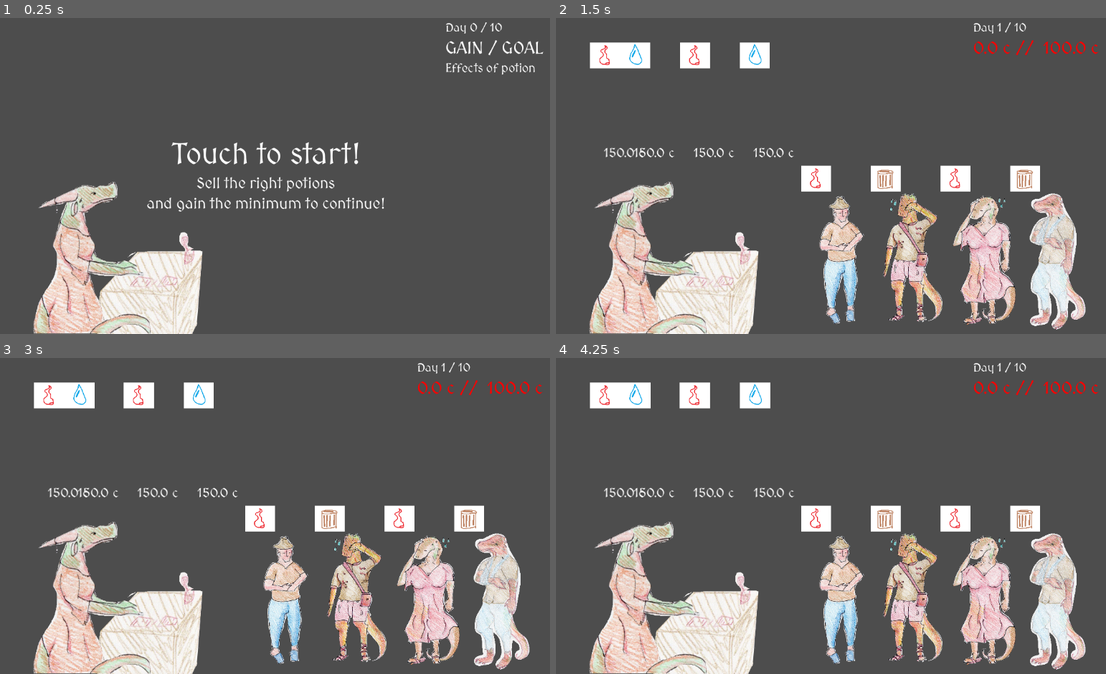
Above: before the commit, frames 1-4 (two rows, left to right).
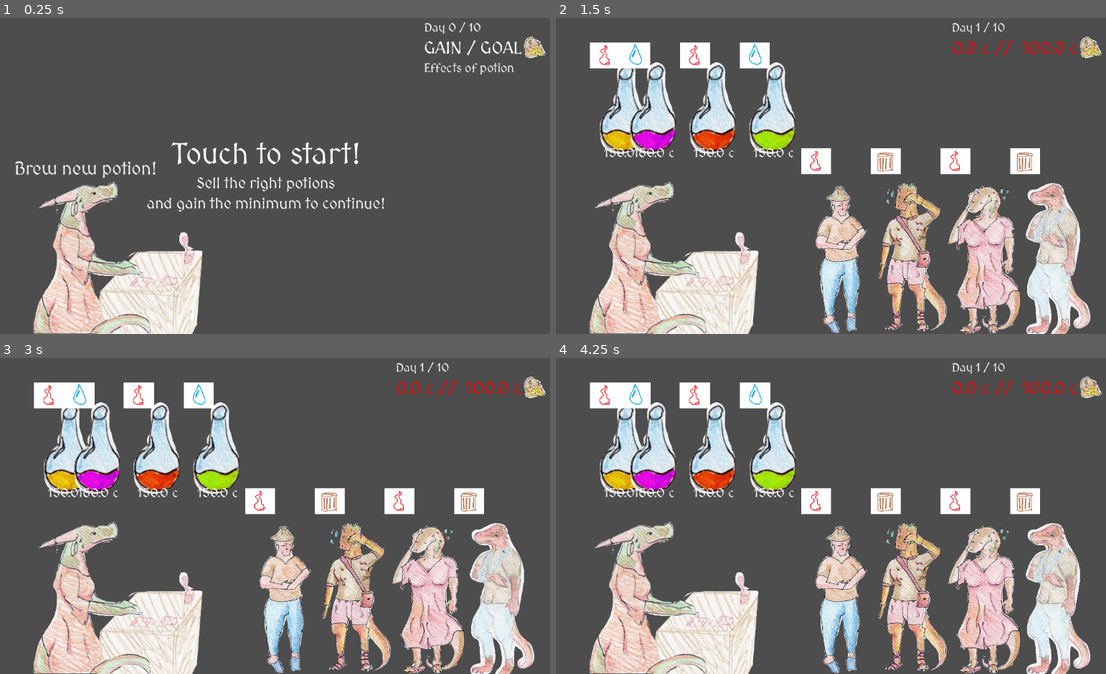
Above: after the commit, the same moments.

Repository: MLisanti/moonbrew_shop
Game: Godot game, scene res://scene/main.tscn
The game is run twice, just before and just after one commit, with the same random seed, the same clock (stepped at 60 frames per second) and the same inputs.
Inputs (mouse positions are in pixels of both pictures, inside the frame that each line leads up to):
- Up to frame 1 (0.25 s): no input
- Up to frame 2 (1.5 s): tap Enter at 0.5 s; move the mouse to (946, 157) at 0.52 s; press the mouse at (946, 157) at 0.53 s; release the mouse at (946, 157) at 1.25 s; tap Space at 1.25 s; drag from (594, 109) to (770, 109) at 1.27 s
- Up to frame 3 (3 s): tap Enter at 2 s; move the mouse to (99, 449) at 2.02 s; press the mouse at (99, 449) at 2.03 s; release the mouse at (99, 449) at 2.75 s; tap Space at 2.75 s; drag from (154, 449) to (357, 601) at 2.77 s
- Up to frame 4 (4.25 s): tap Enter at 3.5 s; drag from (770, 449) to (913, 601) at 3.52 s

The runs differ from the first frame. In frame 1, 1.4% of the frame differs, in the area x 2-100%, y 1-51%; in frame 2, 18%; in frame 3, 18%; in frame 4, 18%, in the area x 7-100%, y 1-100%.

Commit message:
rivoluzionato l'utilizzo delle pozioni: ora la farmacista si può arrabbiare con i clienti e può sputare fuoco

Diff:
--- a/scene/cliente.gd
+++ b/scene/cliente.gd
@@ -3,37 +3,15 @@
 signal finish(curedDiseases:int, totalDiseases:int, potion:Node2D, client:Node2D, effects:String)
 
 @export var disease:String = "FE"
-var _elements_scene = preload("res://scene/elemento.tscn")
 
 # Called when the node enters the scene tree for the first time.
 func _ready():
-	show_features(disease)
+	$helperElementi.mostra_elementi(disease, $features/Marker2D, $features)
 	var nodoSprite:AnimatedSprite2D = $grafica_cliente
 	var casuale = randi_range(0, nodoSprite.sprite_frames.get_animation_names().size()-1)
 	nodoSprite.animation = nodoSprite.sprite_frames.get_animation_names()[casuale]
 
-
-func show_features(element_list:String):
-	var i=0
-	var riga = 0
-	var colonna = 0
-	while(i < element_list.length()):
-		var nodo_elemento:Node2D = _elements_scene.instantiate()
-		var c = element_list.substr(i,1)
-
-		nodo_elemento.set_type(c)
-		nodo_elemento.position = $features/Marker2D.position
-		nodo_elemento.position.x = $features/Marker2D.position.x + (colonna*50)
-		nodo_elemento.position.y = $features/Marker2D.position.y - (riga*50)
-
-		$features.add_child(nodo_elemento)
-		i += 1
-
-		colonna += 1
-
-		if(i>0 and i % 2 == 0):
-			riga += 1
-			colonna = 0
+	mostraConfermaCura(false)
 
 func creaMask (stringa:String) -> String:
 	var i = 0
--- a/scene/cliente.tscn
+++ b/scene/cliente.tscn
@@ -62,7 +62,7 @@
 
 [node name="grafica_cliente" type="AnimatedSprite2D" parent="." unique_id=2095076299]
 position = Vector2(1, 2)
-scale = Vector2(0.27475673, 0.27475673)
+scale = Vector2(0.31689987, 0.31689987)
 sprite_frames = SubResource("SpriteFrames_3cc06")
 animation = &"uomo"
 
@@ -73,13 +73,22 @@
 [node name="features" type="Node2D" parent="." unique_id=669867145]
 
 [node name="Marker2D" type="Marker2D" parent="features" unique_id=31309875]
-position = Vector2(-57, -165)
+position = Vector2(-57, -200)
 
 [node name="helperElementi" parent="." unique_id=1343818349 instance=ExtResource("3_850jr")]
 
 [node name="lblAzione" type="Label" parent="." unique_id=999631464]
-offset_left = -29.0
-offset_top = -165.0
-offset_right = 11.0
-offset_bottom = -142.0
+anchors_preset = 8
+anchor_left = 0.5
+anchor_top = 0.5
+anchor_right = 0.5
+anchor_bottom = 0.5
+offset_left = -25.0
+offset_top = -179.0
+offset_right = 25.0
+offset_bottom = -150.0
+grow_horizontal = 2
+grow_vertical = 2
 theme = ExtResource("6_juvjd")
+theme_override_font_sizes/font_size = 23
+text = "Give!"
--- a/scene/farmacista.gd
+++ b/scene/farmacista.gd
@@ -4,6 +4,7 @@
 # Called when the node enters the scene tree for the first time.
 func _ready():
 	pass # Replace with function body.
+	$lblTutorial.hide()
 
 
 # Called every frame. 'delta' is the elapsed time since the previous frame.
@@ -13,5 +14,8 @@
 func mostraConfermaCambio(val:bool):
 	$lblChange.visible = val
 
+func mostraTutorial(val:bool):
+	$lblTutorial.visible = val
+
 func impostaAnimazione(nome:String):
 	$Sprite.animation = nome
--- a/scene/farmacista.tscn
+++ b/scene/farmacista.tscn
@@ -66,5 +66,22 @@
 offset_bottom = -142.0
 theme = ExtResource("6_mk435")
 theme_override_font_sizes/font_size = 36
-text = "Change!"
+text = "Brew!"
 horizontal_alignment = 1
+
+[node name="lblTutorial" type="Label" parent="." unique_id=696301497]
+anchors_preset = 8
+anchor_left = 0.5
+anchor_top = 0.5
+anchor_right = 0.5
+anchor_bottom = 0.5
+offset_left = -143.0
+offset_top = -186.0
+offset_right = 144.0
+offset_bottom = -142.0
+grow_horizontal = 2
+grow_vertical = 2
+theme = ExtResource("6_mk435")
+theme_override_font_sizes/font_size = 36
+text = "Brew new potion!"
+horizontal_alignment = 1
--- a/scene/helper_elementi.gd
+++ b/scene/helper_elementi.gd
@@ -1,6 +1,10 @@
 extends Node
 
-#NOTA: non esiste più elettro
+var _scena_elemento = preload("res://scene/elemento.tscn")
+
+func _ready():
+	_scena_elemento = load("res://scene/elemento.tscn")
+
 func scegli_elemento_casuale():
 	var cas = randi_range(0, 3)
 	match cas:
@@ -42,3 +46,25 @@
 			return "wood"
 		_:
 			return ""
+
+func mostra_elementi(element_list:String, marker:Marker2D, nodoElementi:Node2D):
+	var i=0
+	var riga = 0
+	var colonna = 0
+	while(i < element_list.length()):
+		var nodo_elemento:Node2D = _scena_elemento.instantiate()
+		var c = element_list.substr(i,1)
+
+		nodo_elemento.set_type(c)
+		nodo_elemento.position = marker.position
+		nodo_elemento.position.x = marker.position.x + (colonna*50)
+		nodo_elemento.position.y = marker.position.y - (riga*50)
+
+		nodoElementi.add_child(nodo_elemento)
+		i += 1
+
+		colonna += 1
+
+		if(i>0 and i % 2 == 0):
+			riga += 1
+			colonna = 0
--- a/scene/main.gd
+++ b/scene/main.gd
@@ -80,12 +80,13 @@
 		cambia_stato_livello(statiLivello.INIZIO)
 		$tmrCooldown.start(1.0)
 
-func ui_mostra_tutorial() :
+func ui_mostra_tutorial(val:bool):
 	var lblMoneyGoal:Control = $UI/sopra/VBoxContainer/MarginContainer/HBoxContainer/lbl_money_goal
 	$UI/sopra/VBoxContainer/lbl_levelNumber.text = "Day 0 / 10"
 	lblMoneyGoal.set("theme_override_colors/font_color", Color.WHITE)
 	lblMoneyGoal.text = "GAIN / GOAL"
 	$UI/sopra/VBoxContainer/lbl_effects.text = "Effects of potion"
+	$strega_oggetti/farmacista.mostraTutorial(val)
 
 func imposta_livello(livello):
 	var levelVar: Dictionary = imposta_variabili_livello(livello)
@@ -142,12 +143,13 @@
 	if(not maskGrab.contains("1")):
 		maskGrab[nodo.grabIndex] = "1"
 		nodo.grabPermission = true
+		$suoni/glass_clink.play()
 
 
 func _on_grab_end(nodo:Node2D):
 	maskGrab[nodo.grabIndex] = "0"
 
-func _on_butta_pozione(pozioneDaButtare:Node2D):
+func _on_crea_nuova_pozione(pozioneDaButtare:Node2D):
 
 	if(pozioni_buttate < POZIONI_CREABILI_PER_LIVELLO):
 		print("Ora creo una nuova pozione!!")
@@ -164,8 +166,11 @@
 
 		pozioneDaButtare.queue_free()
 		pozioni_buttate += 1
+
+		$suoni/give_client_ok.play()
 	else:
 		print("Non puoi ...")
+		$suoni/give_client_ko.play()
 
 
 func _on_client_finish(curedDiseases:int, totalDiseases:int, potion:Node2D, client:Node2D, effects:String):
@@ -173,8 +178,12 @@
 	var descGuadagno = "You deserve nothing..."
 	if(curedDiseases > 0):
 		descGuadagno = "You gain " + str(round(guadagno)) + " over " + str(potion.price)
+		$suoni/give_client_ok.play()
+	else:
+		$suoni/give_client_ko.play()
 
 	$UI/sopra/VBoxContainer/lbl_effects.text = effects + descGuadagno
+
 
 	moneyGain += guadagno
 	ui_update()
@@ -186,15 +195,16 @@
 
 	_clienti_mancanti_prossimo_livello -= 1
 
-	#TODO: se perdi l'ultimo livello .... vinci il gioco in ogni caso
 	if(_clienti_mancanti_prossimo_livello == 0):
 		if(moneyGain < moneyGoal):
 			cambia_stato_livello(statiLivello.GAME_OVER_PERSO)
+			$suoni/day_lost.play()
 		else:
 			if(_livello < 10):
 				cambia_stato_livello(statiLivello.FINITO_LIVELLO)
 			else:
 				cambia_stato_livello(statiLivello.GAME_OVER_VINTO)
+			$suoni/day_win.play()
 
 
 @onready var controlCentroMessaggi:Control = $UI/centro
@@ -224,12 +234,13 @@
 	statoLivello = nuovoStato
 
 	if(nuovoStato == statiLivello.IN_CORSO):
+		ui_mostra_tutorial(false)
 		controlCentroMessaggi.visible = false
 		$strega_oggetti/farmacista.impostaAnimazione("in_corso")
 
 	if(nuovoStato == statiLivello.INIZIO):
 		ui_mostra_inizio()
-		ui_mostra_tutorial()
+		ui_mostra_tutorial(true)
 		$strega_oggetti/farmacista.impostaAnimazione("in_corso")
 
 	if(precedente == statiLivello.IN_CORSO and nuovoStato == statiLivello.FINITO_LIVELLO):
@@ -256,7 +267,7 @@
 	nodoPozione.grabIndex = indice
 	nodoPozione.connect("grab_start", _on_grab_start)
 	nodoPozione.connect("grab_end", _on_grab_end)
-	nodoPozione.connect("butta_pozione", _on_butta_pozione)
+	nodoPozione.connect("crea_nuova_pozione", _on_crea_nuova_pozione)
 
 
 
--- a/scene/main.tscn
+++ b/scene/main.tscn
@@ -5,7 +5,12 @@
 [ext_resource type="Texture2D" uid="uid://bu44hocddxgv5" path="res://immagini/clienti/bancone.png" id="3_brvut"]
 [ext_resource type="PackedScene" uid="uid://bg3a1fnlwgjk3" path="res://scene/helper_elementi.tscn" id="3_wp4xf"]
 [ext_resource type="Theme" uid="uid://di87sdcr01o5v" path="res://tema_ui.tres" id="4_0ha60"]
-[ext_resource type="Texture2D" uid="uid://c1nw7x7hvq0ak" path="res://grafica_disegni/UI/monete.png" id="8_b5f6u"]
+[ext_resource type="AudioStream" uid="uid://djcty561jtn0s" path="res://suoni/glass_clink_1.mp3" id="7_p1hux"]
+[ext_resource type="Texture2D" uid="uid://cabsncuixgdmq" path="res://immagini/UI/monete.png" id="8_b5f6u"]
+[ext_resource type="AudioStream" uid="uid://0lreorwyaih8" path="res://suoni/glass_clink_2.mp3" id="8_of57s"]
+[ext_resource type="AudioStream" uid="uid://dtwoaft3ycmr5" path="res://suoni/glass_clink_3.mp3" id="9_b5f6u"]
+[ext_resource type="AudioStream" uid="uid://cl1ghjbc3bmbj" path="res://suoni/coindrop_ok.mp3" id="10_k65ib"]
+[ext_resource type="AudioStream" uid="uid://d20o8odjjd7bd" path="res://suoni/coindrop_ko.mp3" id="11_wscrc"]
 
 [node name="main" type="Node2D" unique_id=386386039]
 script = ExtResource("1_p1hux")
@@ -105,3 +110,16 @@
 [node name="suoni" type="Node2D" parent="." unique_id=1091512550]
 
 [node name="glass_clink" type="AudioStreamPlayer2D" parent="suoni" unique_id=758348612]
+stream = ExtResource("7_p1hux")
+
+[node name="give_client_ok" type="AudioStreamPlayer2D" parent="suoni" unique_id=276892802]
+stream = ExtResource("8_of57s")
+
+[node name="give_client_ko" type="AudioStreamPlayer2D" parent="suoni" unique_id=2014292433]
+stream = ExtResource("9_b5f6u")
+
+[node name="day_win" type="AudioStreamPlayer2D" parent="suoni" unique_id=984690107]
+stream = ExtResource("10_k65ib")
+
+[node name="day_lost" type="AudioStreamPlayer2D" parent="suoni" unique_id=477087061]
+stream = ExtResource("11_wscrc")
--- a/scene/pozione.gd
+++ b/scene/pozione.gd
@@ -5,7 +5,7 @@
 
 signal grab_start(node:Node2D)
 signal grab_end(node:Node2D)
-signal butta_pozione(pozione:Node2D)
+signal crea_nuova_pozione(pozione:Node2D)
 
 var _dragging = false
 const _radius_drag:int = 50
@@ -27,7 +27,7 @@
 
 # Called when the node enters the scene tree for the first time.
 func _ready():
-	show_features(elements)
+	$helperElementi.mostra_elementi(elements, $features/Marker2D, $features)
 	$lblPrice.text = str(price) + " c"
 
 	var nodoSprite:AnimatedSprite2D = $grafica_pozione
@@ -40,28 +40,6 @@
 		2:	$grafica_pozione.scale = Vector2(0.64, 0.64)
 		3:	$grafica_pozione.scale = Vector2(0.83, 0.83)
 		_:	$grafica_pozione.scale = Vector2(0.64, 0.64)
-
-func show_features(element_list:String):
-	var i=0
-	var riga = 0
-	var colonna = 0
-	while(i < element_list.length()):
-		var nodo_elemento:Node2D = _elements_scene.instantiate()
-		var c = element_list.substr(i,1)
-
-		nodo_elemento.set_type(c)
-		nodo_elemento.position = $features/Marker2D.position
-		nodo_elemento.position.x = $features/Marker2D.position.x + (colonna*50)
-		nodo_elemento.position.y = $features/Marker2D.position.y - (riga*50)
-
-		$features.add_child(nodo_elemento)
-		i += 1
-
-		colonna += 1
-
-		if(i>0 and i % 2 == 0):
-			riga += 1
-			colonna = 0
 
 # Called every frame. 'delta' is the elapsed time since the previous frame.
 func _process(_delta):
@@ -106,7 +84,7 @@
 		_clienteDaCurare = null
 
 	if(_dragging == false and cambiaPozione):
-		butta_pozione.emit(self)
+		crea_nuova_pozione.emit(self)
 
 #TODO: non si capisce bene il cliente che verrà curato ....
 
--- a/scene/pozione.tscn
+++ b/scene/pozione.tscn
@@ -1,11 +1,12 @@
 [gd_scene format=3 uid="uid://ycdc2eboahxd"]
 
 [ext_resource type="Script" uid="uid://dbp0rqf4nixbh" path="res://scene/pozione.gd" id="1_3qbha"]
-[ext_resource type="Texture2D" uid="uid://cwwuklvfmiqkx" path="res://grafica_disegni/UI/pozione_1.png" id="2_wlq7w"]
-[ext_resource type="Texture2D" uid="uid://ecvcroujlq3m" path="res://grafica_disegni/UI/pozione_2.png" id="3_ri02b"]
-[ext_resource type="Texture2D" uid="uid://blavvaa7kqxxp" path="res://grafica_disegni/UI/pozione_3.png" id="4_amxvd"]
-[ext_resource type="Texture2D" uid="uid://bv8ro6v1sv8il" path="res://grafica_disegni/UI/pozione_4.png" id="5_lcpjq"]
+[ext_resource type="Texture2D" uid="uid://h07ff15h0s6o" path="res://immagini/UI/pozione_1.png" id="2_wlq7w"]
+[ext_resource type="Texture2D" uid="uid://d1ihuytr2dsyc" path="res://immagini/UI/pozione_2.png" id="3_ri02b"]
+[ext_resource type="Texture2D" uid="uid://xukv1yqvqs6w" path="res://immagini/UI/pozione_3.png" id="4_amxvd"]
+[ext_resource type="Texture2D" uid="uid://csmxfrk6m3m0q" path="res://immagini/UI/pozione_4.png" id="5_lcpjq"]
 [ext_resource type="Theme" uid="uid://di87sdcr01o5v" path="res://tema_ui.tres" id="5_xed2p"]
+[ext_resource type="PackedScene" uid="uid://bg3a1fnlwgjk3" path="res://scene/helper_elementi.tscn" id="7_ri02b"]
 
 [sub_resource type="SpriteFrames" id="SpriteFrames_ri02b"]
 animations = [{
@@ -86,6 +87,8 @@
 text = "test"
 horizontal_alignment = 1
 
+[node name="helperElementi" parent="." unique_id=1343818349 instance=ExtResource("7_ri02b")]
+
 [node name="features" type="Node2D" parent="." unique_id=1523772218]
 
 [node name="Marker2D" type="Marker2D" parent="features" unique_id=754010656]
